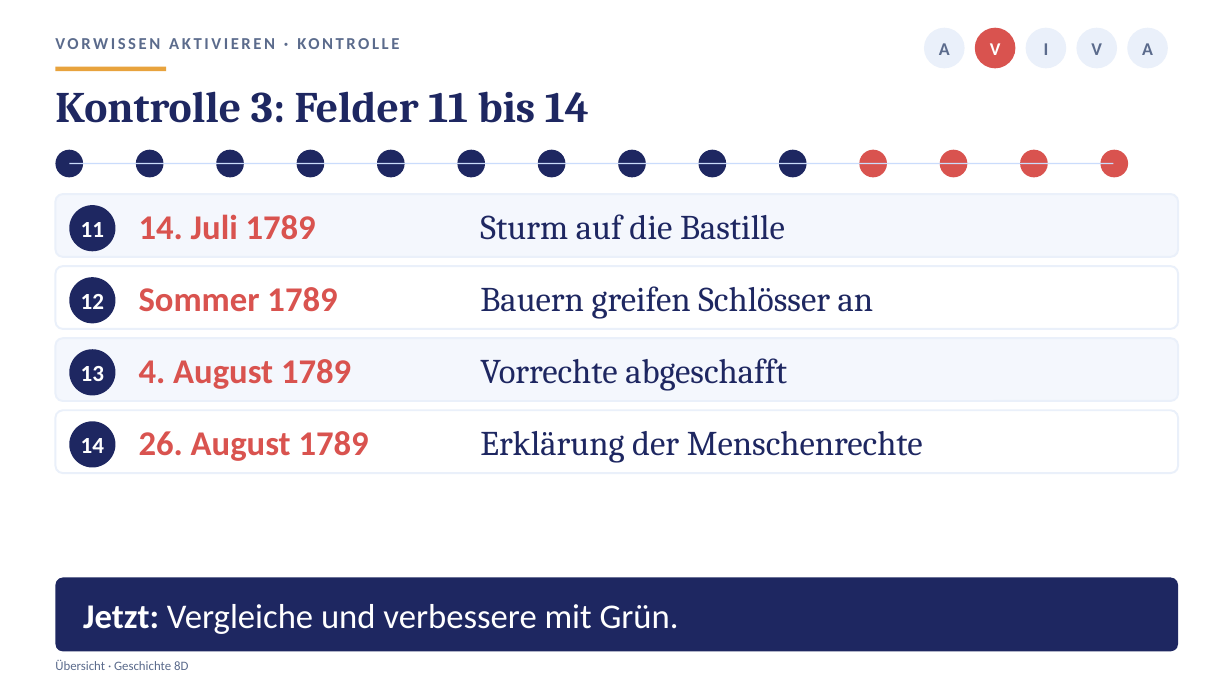
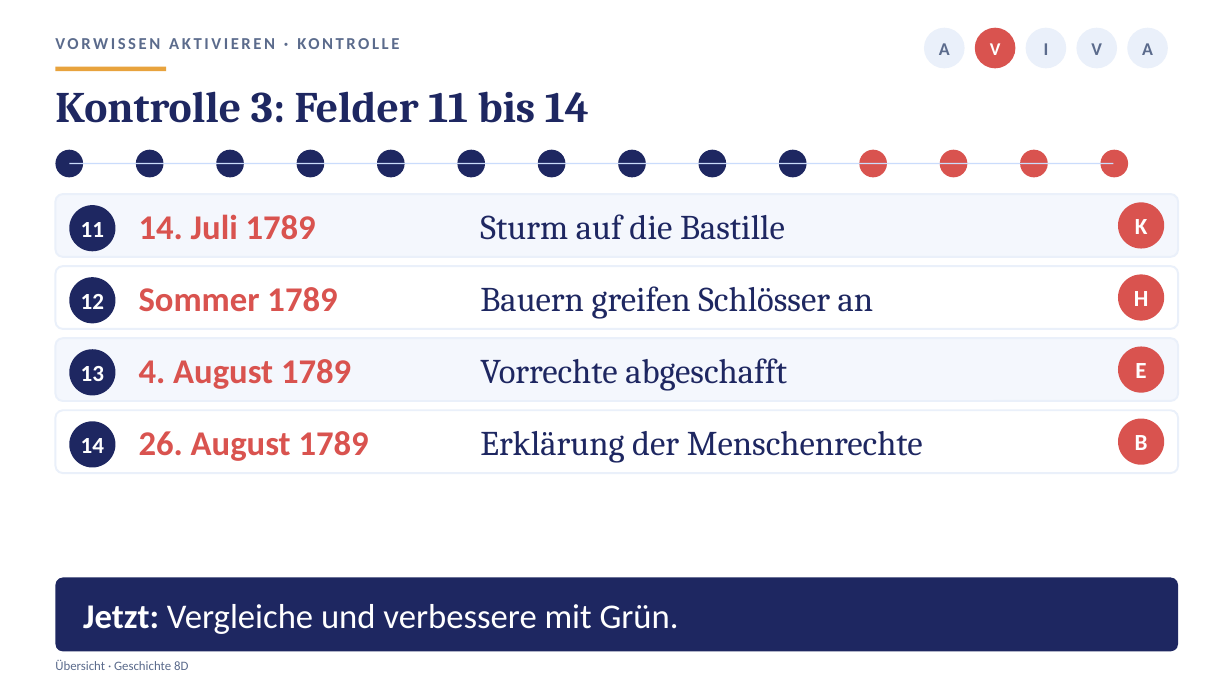
Before and after one commit to golzkonstantin-gif/Schule, a slide deck: slide 4 of Geschichte_8D/Uebersicht_Vorgeschichte/Praesentation_Uebersicht_Vorgeschichte_8D.pptx. Drawn at 1232x693 pixels with LibreOffice and Linux fonts; fonts in the diff are those of the drawing. Boxes give left, top, right and bottom in pixels: in the first picture for what was removed or moved away, otherwise in the second. Text is boxed around its words. In the diff, an @@ line names an element or a change of style, - is before the commit and + after.

```diff
--- a/Geschichte_8D/Uebersicht_Vorgeschichte/Praesentation_Uebersicht_Vorgeschichte_8D.pptx
+++ b/Geschichte_8D/Uebersicht_Vorgeschichte/Praesentation_Uebersicht_Vorgeschichte_8D.pptx
@@ ellipse added at (1118, 202, 1165, 249), fill #D9534F @@
@@ text added at (1135, 219, 1148, 234), 18 pt, text #FFFFFF, bold @@
+K
@@ ellipse added at (1118, 274, 1165, 321), fill #D9534F @@
@@ text added at (1134, 291, 1149, 306), 18 pt, text #FFFFFF, bold @@
+H
@@ ellipse added at (1118, 347, 1165, 393), fill #D9534F @@
@@ text added at (1135, 363, 1146, 378), 18 pt, text #FFFFFF, bold @@
+E
@@ ellipse added at (1118, 419, 1165, 465), fill #D9534F @@
@@ text added at (1135, 435, 1148, 450), 18 pt, text #FFFFFF, bold @@
+B
```
Also in this commit, not shown: 2 other slides changed, 27 other files.
